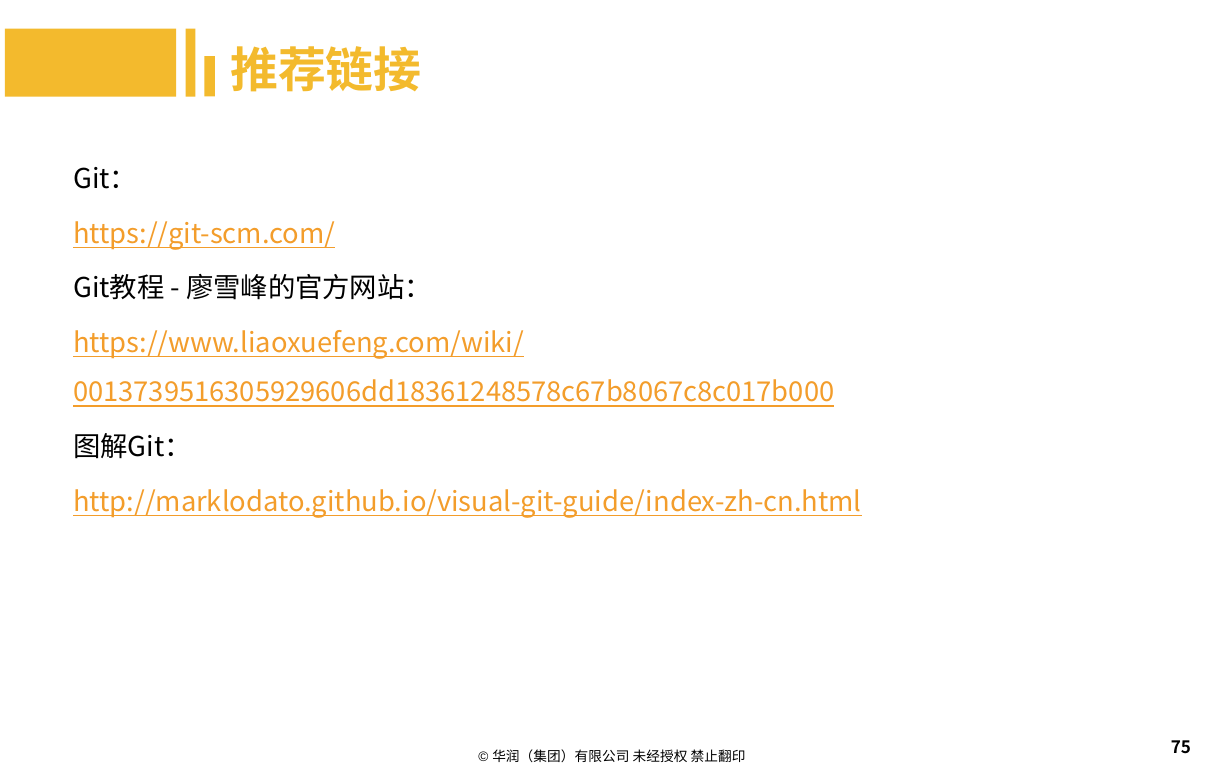
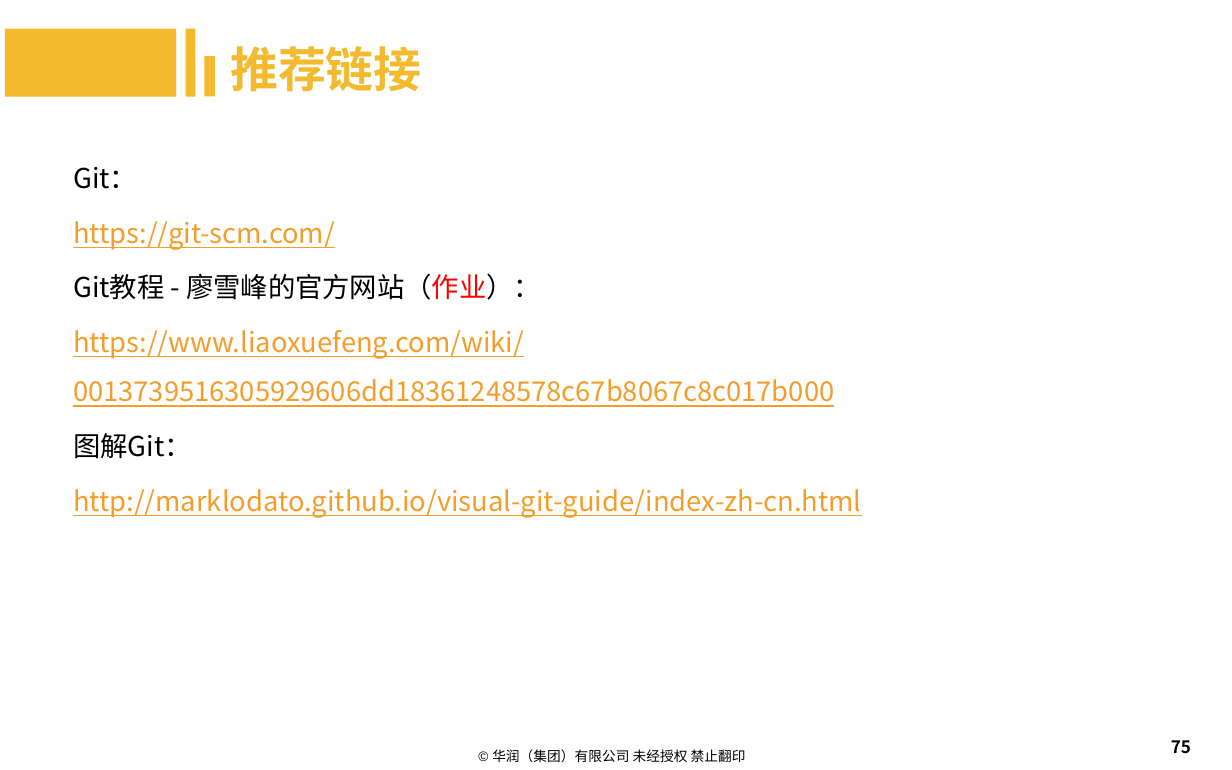
Before and after one commit to machenzhao/git-present, a slide deck: slide 75 of Git.pptx. Drawn at 1232x770 pixels with LibreOffice and Linux fonts; fonts in the diff are those of the drawing; background and template pictures are left out. Boxes give left, top, right and bottom in pixels: in the first picture for what was removed or moved away, otherwise in the second. Text is boxed around its words. In the diff, an @@ line names an element or a change of style, - is before the commit and + after.

```diff
--- a/Git.pptx
+++ b/Git.pptx
@@ text at <box>73,273,541,300</box>: text changed @@
-Git教程 - 廖雪峰的官方网站：
+Git教程 - 廖雪峰的官方网站（作业）：
```
Also in this commit, not shown: 6 other slides changed.
